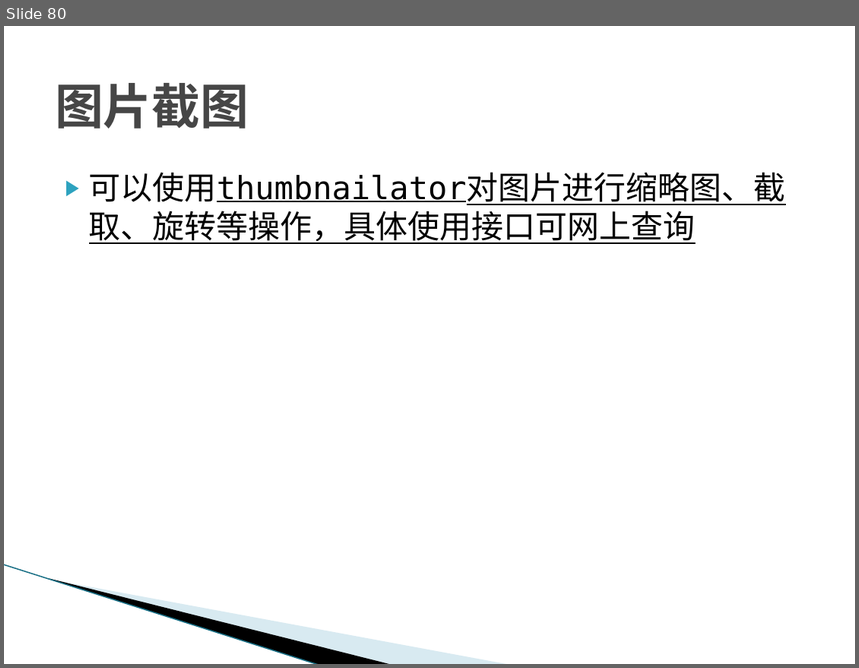
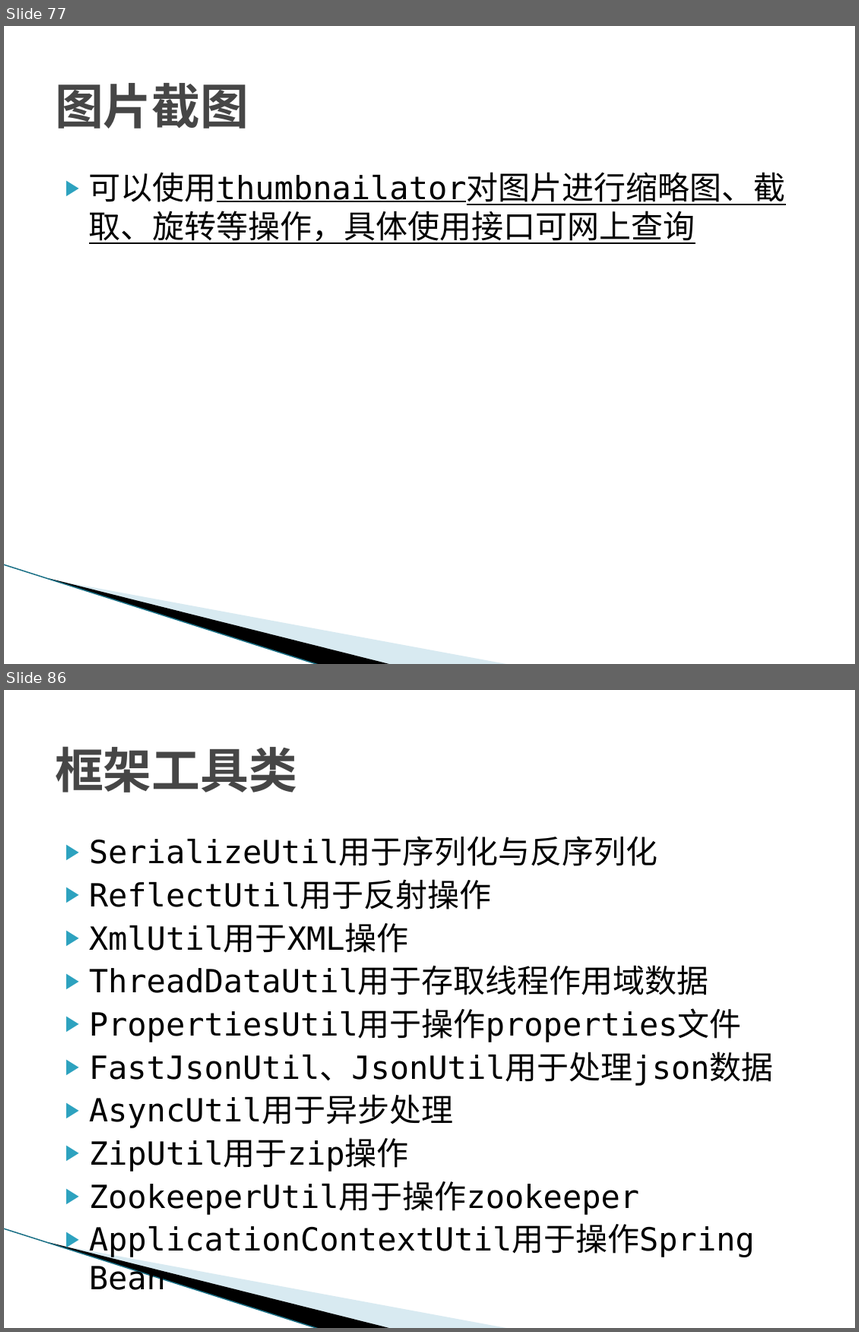
Before and after one commit to nikorliu/simbaRoot, a slide deck: doc/框架使用说明.pptx. Shown one above the other, each under a label of ours: slide 80 before the commit, slides 77 and 86 after it; the slides between them are not shown. The pictures are 859x668 and 859x1332 pixels, drawn with LibreOffice and Linux fonts; fonts in the diff are those of the drawing; background and template pictures are left out. Boxes give left, top, right and bottom in pixels: in the first picture for what was removed or moved away, otherwise in the second. Text is boxed around its words. In the diff, an @@ line names an element or a change of style, - is before the commit and + after.

Commit message:
框架使用说明ppt更新

```diff
--- a/doc/框架使用说明.pptx
+++ b/doc/框架使用说明.pptx
@@ slide 86 added at (4, 690, 855, 1328), background #FFFFFF; not listed: 3 template elements that a slide beside it also shows @@
@@ title added at (55, 746, 297, 793), 41 pt, text #464646, bold @@
+框架工具类
@@ text added at (89, 837, 774, 1258), 27 pt, text #000000 @@
+▶ SerializeUtil用于序列化与反序列化
+▶ ReflectUtil用于反射操作
+▶ XmlUtil用于XML操作
+▶ ThreadDataUtil用于存取线程作用域数据
+▶ PropertiesUtil用于操作properties文件
+▶ FastJsonUtil、JsonUtil用于处理json数据
+▶ AsyncUtil用于异步处理
+▶ ZipUtil用于zip操作
+▶ ZookeeperUtil用于操作zookeeper
+▶ ApplicationContextUtil用于操作Spring Bean
@@ what was slide 80 is now slide 77 @@
```
Also in this commit, not shown: 18 slides changed, 14 other slides added, 8 slides removed, 1 other file.
